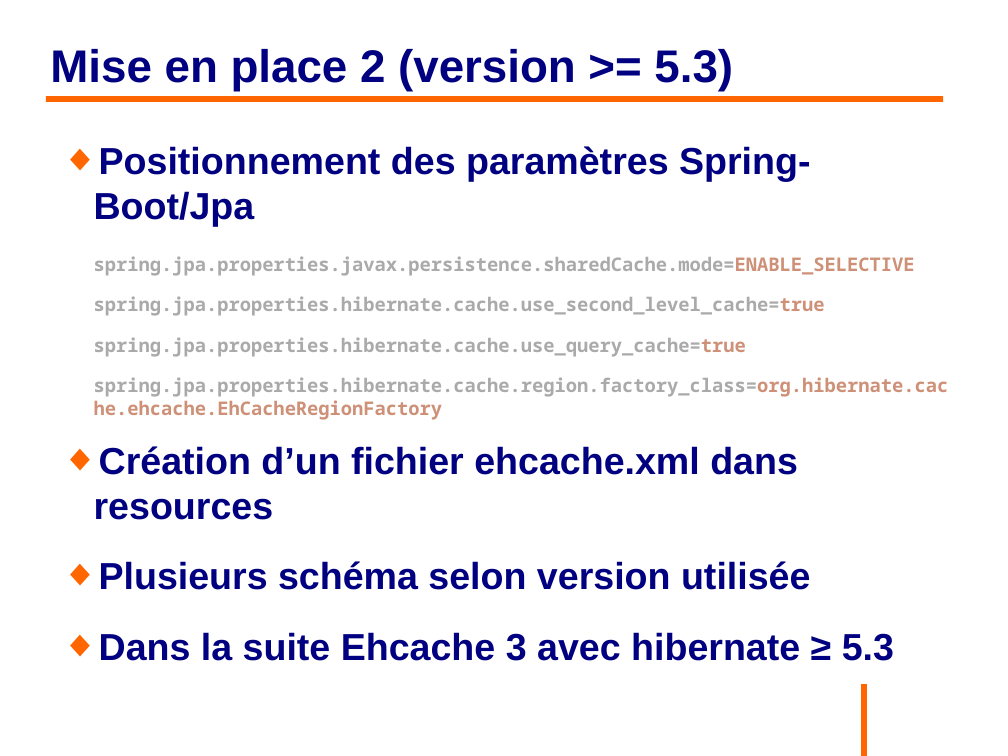
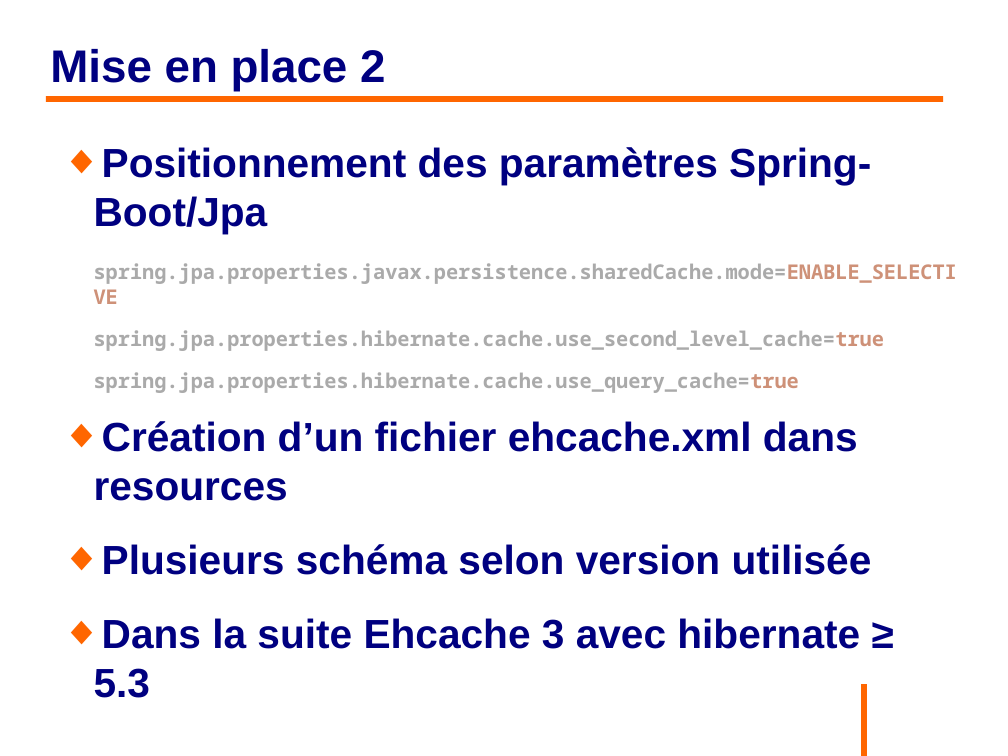
Before and after one commit to philphils/formation-hibernate-avancee, a slide deck: slide 51 of Documentation/diapo_formation_hibernate_avancee.odp. Drawn at 1008x756 pixels with LibreOffice and Linux fonts; fonts in the diff are those of the drawing; background and template pictures are left out. Boxes give left, top, right and bottom in pixels: in the first picture for what was removed or moved away, otherwise in the second. Text is boxed around its words. In the diff, an @@ line names an element or a change of style, - is before the commit and + after.

```diff
--- a/Documentation/diapo_formation_hibernate_avancee.odp
+++ b/Documentation/diapo_formation_hibernate_avancee.odp
@@ title at (x1=50, y1=49, x2=385, y2=92): text changed @@
-Mise en place 2 (version >= 5.3)
+Mise en place 2
@@ text "Positionnement des paramètres Spring- Boot/Jpa" at (x1=94, y1=147, x2=957, y2=649): size 29.6 to 32 pt in "Positionnement des paramètres Spring- Boot/Jpa", "Création d’un fichier ehcache.xml dans resources", "Plusieurs schéma selon version utilisée", "Dans la suite Ehcache 3 avec hibernate ..."; size 14.8 to 16 pt in "spring.jpa.properties.javax.persistence.sharedCache.mode=ENA ...", "spring.jpa.properties.hibernate.cache.use_second_level_cache ...", "spring.jpa.properties.hibernate.cache.use_query_cache=true" @@
@@ text at (x1=94, y1=377, x2=949, y2=420): paragraph removed @@
-spring.jpa.properties.hibernate.cache.region.factory_class=org.hibernate.cache.ehcache.EhCacheRegionFactory
```
Also in this commit, not shown: 3 other slides changed, 7 slides added.
